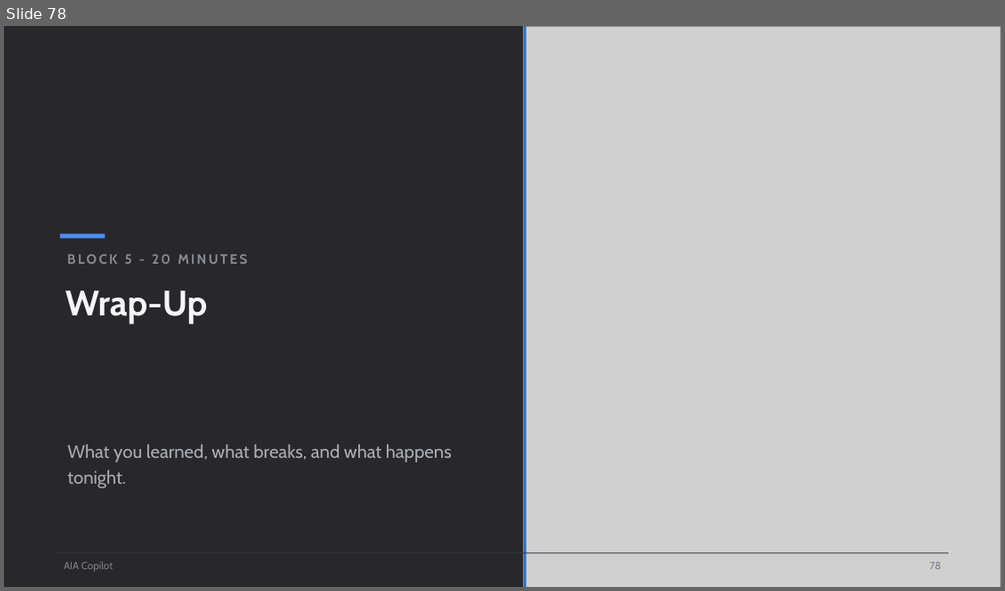
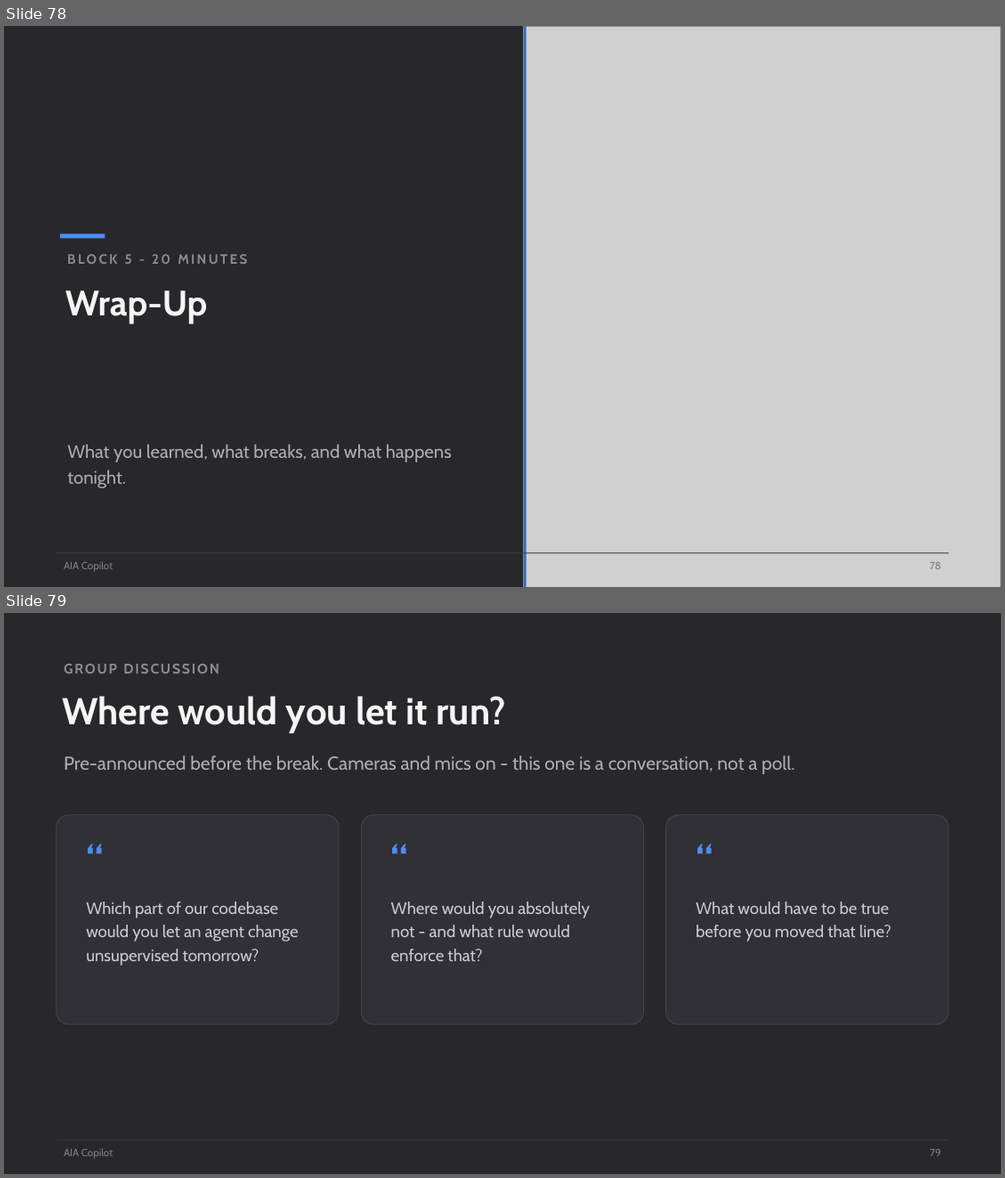
Before and after one commit to scottrhay/AIA-ClaudeCopilot, a slide deck: claude-code-3day/slides/Day1_Claude_Code_Fundamentals.pptx. Shown one above the other, each under a label of ours: slide 78 before the commit, slides 78 and 79 after it. The pictures are 1005x591 and 1005x1178 pixels, drawn with LibreOffice and Linux fonts; fonts in the diff are those of the drawing; grey boxes stand for pictures. Boxes give left, top, right and bottom in pixels: in the first picture for what was removed or moved away, otherwise in the second. Text is boxed around its words. In the diff, an @@ line names an element or a change of style, - is before the commit and + after.

Commit message:
Day 1: add L4 closing group discussion + break pre-announce (cohort-1 lesson: Day 1 finished early, wanted engagement)

```diff
--- a/claude-code-3day/slides/Day1_Claude_Code_Fundamentals.pptx
+++ b/claude-code-3day/slides/Day1_Claude_Code_Fundamentals.pptx
@@ slide 79 added at (x1=4, y1=613, x2=1001, y2=1174), background #28282B @@
@@ text added at (x1=64, y1=664, x2=219, y2=674), 13.5 pt, text #8B8B93, bold @@
+GROUP DISCUSSION
@@ text added at (x1=62, y1=696, x2=506, y2=733), 36 pt, text #F5F5F6, bold @@
+Where would you let it run?
@@ text added at (x1=64, y1=755, x2=794, y2=774), 18 pt, text #ACACB4 @@
+Pre-announced before the break. Cameras and mics on - this one is a conversation, not a poll.
@@ rounded rectangle added at (x1=57, y1=815, x2=339, y2=1024), fill #303036, outline #45454C 0.75 pt @@
@@ rounded rectangle added at (x1=362, y1=815, x2=644, y2=1024), fill #303036, outline #45454C 0.75 pt @@
@@ rounded rectangle added at (x1=666, y1=815, x2=948, y2=1024), fill #303036, outline #45454C 0.75 pt @@
@@ text added at (x1=79, y1=830, x2=154, y2=882), 40 pt, text #4C8DF0, bold @@
+“
@@ text added at (x1=384, y1=830, x2=459, y2=882), 40 pt, text #4C8DF0, bold @@
+“
@@ text added at (x1=688, y1=830, x2=763, y2=882), 40 pt, text #4C8DF0, bold @@
+“
@@ text added at (x1=86, y1=901, x2=299, y2=965), 16 pt, text #C9C9D2 @@
+Which part of our codebase would you let an agent change unsupervised tomorrow?
@@ text added at (x1=391, y1=901, x2=590, y2=961), 16 pt, text #C9C9D2 @@
+Where would you absolutely not - and what rule would enforce that?
@@ text added at (x1=696, y1=901, x2=891, y2=941), 16 pt, text #C9C9D2 @@
+What would have to be true before you moved that line?
@@ rectangle added at (x1=57, y1=1140, x2=948, y2=1140), fill #3A3A40 @@
@@ text added at (x1=64, y1=1148, x2=113, y2=1159), 10 pt, text #7E7E86 @@
+AIA Copilot
@@ text added at (x1=930, y1=1149, x2=940, y2=1156), 10 pt, text #7E7E86 @@
+79
```
Also in this commit, not shown: 6 slides changed.
